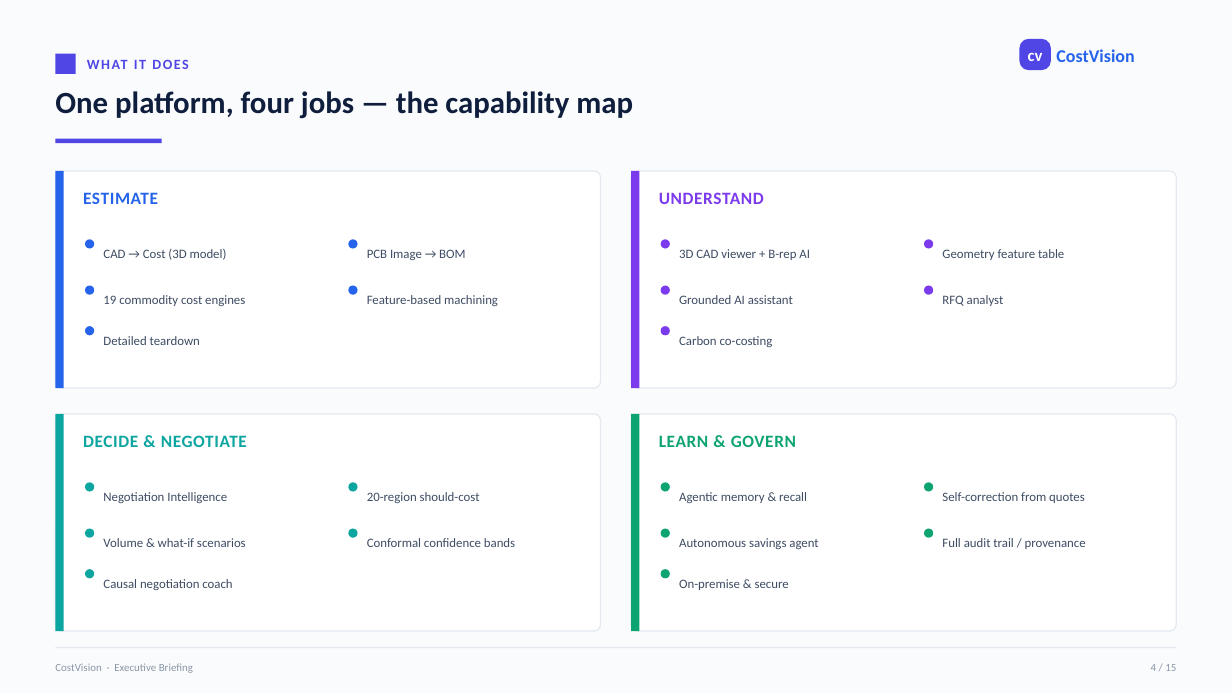
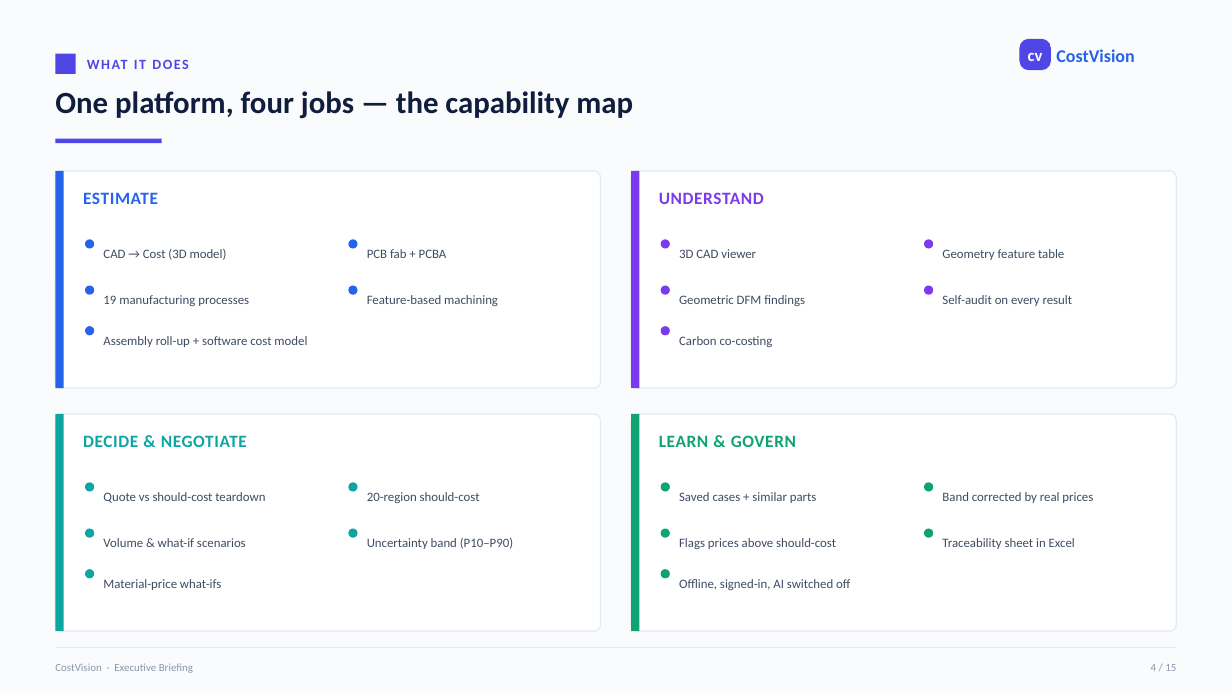
Before and after one commit to bhosaleavinash546/leamington-marathi, a slide deck: slide 4 of CostVision-Executive-Summary.pptx. Drawn at 1232x693 pixels with LibreOffice and Linux fonts; fonts in the diff are those of the drawing. Boxes give left, top, right and bottom in pixels: in the first picture for what was removed or moved away, otherwise in the second. Text is boxed around its words. In the diff, an @@ line names an element or a change of style, - is before the commit and + after.

```diff
--- a/CostVision-Executive-Summary.pptx
+++ b/CostVision-Executive-Summary.pptx
@@ text at [367, 249, 447, 258]: text changed @@
-PCB Image → BOM
+PCB fab + PCBA
@@ text at [679, 249, 756, 258]: text changed @@
-3D CAD viewer + B-rep AI
+3D CAD viewer
@@ text at [103, 295, 249, 306]: text changed @@
-19 commodity cost engines
+19 manufacturing processes
@@ text at [679, 295, 805, 306]: text changed @@
-Grounded AI assistant
+Geometric DFM findings
@@ text at [942, 295, 1073, 306]: text changed @@
-RFQ analyst
+Self-audit on every result
@@ text at [103, 336, 307, 347]: text changed @@
-Detailed teardown
+Assembly roll-up + software cost model
@@ text at [103, 492, 265, 503]: text changed @@
-Negotiation Intelligence
+Quote vs should-cost teardown
@@ text at [679, 492, 817, 503]: text changed @@
-Agentic memory & recall
+Saved cases + similar parts
@@ text at [942, 492, 1093, 503]: text changed @@
-Self-correction from quotes
+Band corrected by real prices
@@ text at [367, 538, 513, 549]: text changed @@
-Conformal confidence bands
+Uncertainty band (P10–P90)
@@ text at [679, 538, 836, 549]: text changed @@
-Autonomous savings agent
+Flags prices above should-cost
@@ text at [942, 538, 1075, 549]: text changed @@
-Full audit trail / provenance
+Traceability sheet in Excel
@@ text at [103, 579, 221, 590]: text changed @@
-Causal negotiation coach
+Material-price what-ifs
@@ text at [679, 579, 850, 590]: text changed @@
-On-premise & secure
+Offline, signed-in, AI switched off
```
Also in this commit, not shown: 14 other slides changed.
